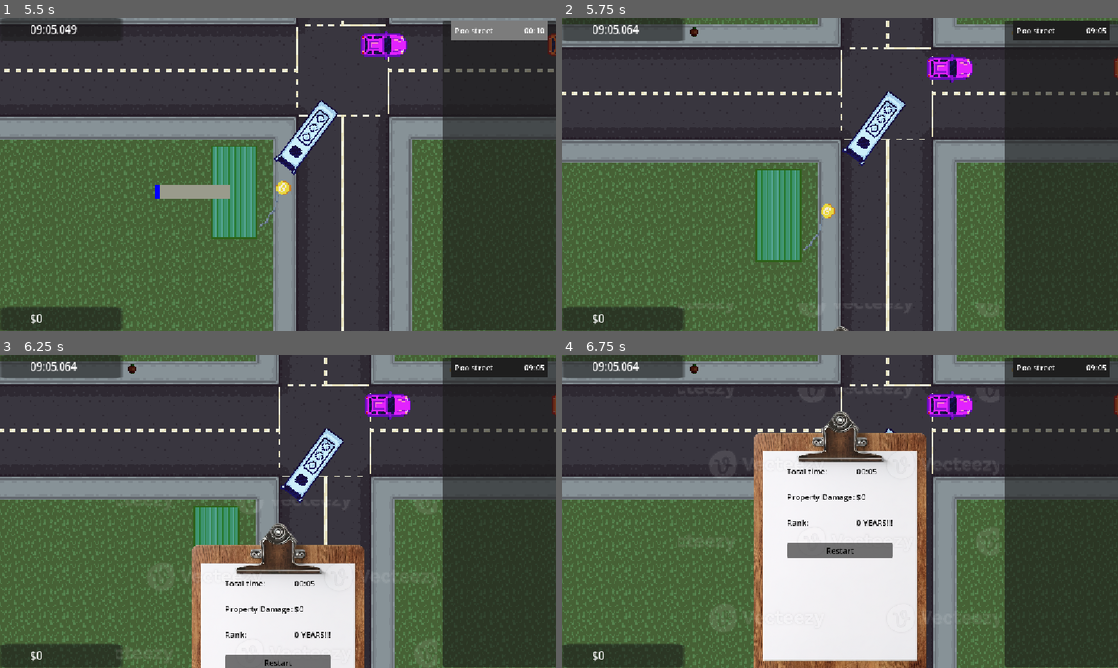
Above: before the commit, frames 1-4 (two rows, left to right).
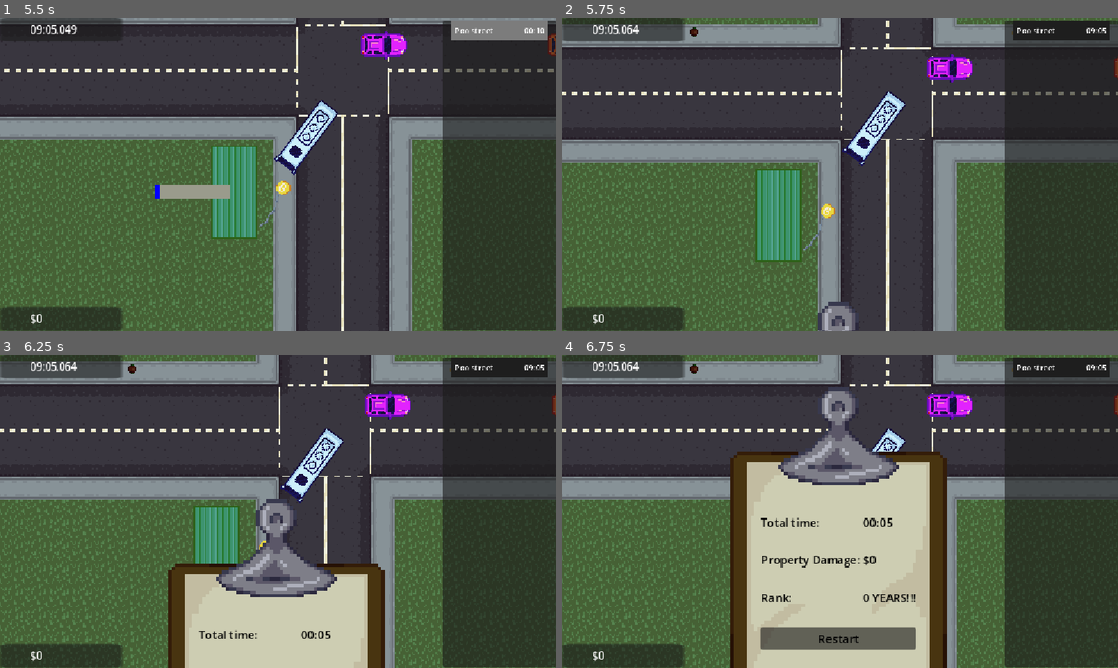
Above: after the commit, the same moments.

Repository: Aerodynamax/games-week-jam
Game: Godot game, scene res://scenes/main.tscn
The game is run twice, just before and just after one commit, with the same random seed, the same clock (stepped at 60 frames per second) and the same inputs.
Inputs (mouse positions are in pixels of both pictures, inside the frame that each line leads up to):
- Up to frame 1 (5.5 s): hold D (right) 0.53-1.28 s; hold S (backward) 1.28-2.03 s; hold D (right) 2.03-2.78 s; hold W (forward) 2.78-3.53 s; hold A (left) 3.53-5.03 s; hold S (backward) from 5.03 s (still down)
- Up to frame 2 (5.75 s): keep holding S (backward)
- Up to frame 3 (6.25 s): release S (backward) at 5.78 s; hold D (right) from 5.78 s (still down)
- Up to frame 4 (6.75 s): release D (right) at 6.5 s; click (840, 592) at 6.5 s, where only the run before the commit has a clickable "Restart"

Frame 1 is identical in both runs. In frame 2, 0.4% of the frame differs, in the area x 46-54%, y 90-100%; in frame 3, 15%; in frame 4, 29%, in the area x 30-70%, y 10-100%.

Commit message:
Clippy B the sequel

Diff:
--- a/scenes/UI/endscreen.tscn
+++ b/scenes/UI/endscreen.tscn
@@ -1,7 +1,7 @@
 [gd_scene format=3 uid="uid://bxcdp6nkn27cq"]
 
 [ext_resource type="Script" uid="uid://p3qc1pqnbhtn" path="res://scripts/bus stop ui/endscreen.gd" id="1_0q5t1"]
-[ext_resource type="Texture2D" uid="uid://c83febpcodwyc" path="res://scenes/Placeholder.webp" id="2_w8nad"]
+[ext_resource type="Texture2D" uid="uid://sifhgvq4uwbj" path="res://assets/sprites/spr_clipboard.png" id="2_0q5t1"]
 
 [node name="Endscreen" type="Control" unique_id=1154768268 groups=["EndScreen"]]
 process_mode = 3
@@ -9,66 +9,84 @@
 anchors_preset = 15
 anchor_right = 1.0
 anchor_bottom = 1.0
+offset_top = 2.0
+offset_bottom = 2.0
 grow_horizontal = 2
 grow_vertical = 2
 script = ExtResource("1_0q5t1")
 
-[node name="Sprite2D" type="Sprite2D" parent="." unique_id=1779654585]
-position = Vector2(573, 981)
-scale = Vector2(0.68, 0.68)
-texture = ExtResource("2_w8nad")
+[node name="Clipboard" type="Control" parent="." unique_id=758746874]
+process_mode = 3
+anchors_preset = 0
+offset_left = 573.0
+offset_top = 981.0
+offset_right = 613.0
+offset_bottom = 1021.0
 
-[node name="CenterContainer" type="CenterContainer" parent="Sprite2D" unique_id=159888194]
-offset_left = -841.17645
-offset_top = -585.29407
-offset_right = 309.50116
-offset_bottom = 59.52527
+[node name="Sprite2D" type="Sprite2D" parent="Clipboard" unique_id=1779654585]
+scale = Vector2(7, 7)
+texture = ExtResource("2_0q5t1")
+
+[node name="CenterContainer" type="CenterContainer" parent="Clipboard" unique_id=159888194]
+layout_mode = 1
+anchors_preset = 15
+anchor_right = 1.0
+anchor_bottom = 1.0
+offset_left = -219.0
+offset_top = -195.99998
+offset_right = 38.756653
+offset_bottom = 121.57991
+grow_horizontal = 2
+grow_vertical = 2
 scale = Vector2(1.471, 1.471)
 
-[node name="VBoxContainer" type="VBoxContainer" parent="Sprite2D/CenterContainer" unique_id=2041061560]
+[node name="VBoxContainer" type="VBoxContainer" parent="Clipboard/CenterContainer" unique_id=2041061560]
 layout_mode = 2
 theme_override_constants/separation = 31
 
-[node name="HBoxContainer" type="HBoxContainer" parent="Sprite2D/CenterContainer/VBoxContainer" unique_id=1750553239]
+[node name="HBoxContainer" type="HBoxContainer" parent="Clipboard/CenterContainer/VBoxContainer" unique_id=1750553239]
 layout_mode = 2
 
-[node name="VBoxContainer" type="VBoxContainer" parent="Sprite2D/CenterContainer/VBoxContainer/HBoxContainer" unique_id=1527071740]
+[node name="VBoxContainer" type="VBoxContainer" parent="Clipboard/CenterContainer/VBoxContainer/HBoxContainer" unique_id=1527071740]
 layout_mode = 2
 theme_override_constants/separation = 30
 
-[node name="Label" type="Label" parent="Sprite2D/CenterContainer/VBoxContainer/HBoxContainer/VBoxContainer" unique_id=378323606]
+[node name="Label" type="Label" parent="Clipboard/CenterContainer/VBoxContainer/HBoxContainer/VBoxContainer" unique_id=378323606]
 layout_mode = 2
 theme_override_colors/font_color = Color(0, 0, 0, 1)
 text = "Total time:"
 
-[node name="Label2" type="Label" parent="Sprite2D/CenterContainer/VBoxContainer/HBoxContainer/VBoxContainer" unique_id=588295664]
+[node name="Label2" type="Label" parent="Clipboard/CenterContainer/VBoxContainer/HBoxContainer/VBoxContainer" unique_id=588295664]
 layout_mode = 2
 theme_override_colors/font_color = Color(0, 0, 0, 1)
 text = "Property Damage:"
 
-[node name="Label3" type="Label" parent="Sprite2D/CenterContainer/VBoxContainer/HBoxContainer/VBoxContainer" unique_id=933824129]
+[node name="Label3" type="Label" parent="Clipboard/CenterContainer/VBoxContainer/HBoxContainer/VBoxContainer" unique_id=933824129]
 layout_mode = 2
 theme_override_colors/font_color = Color(0, 0, 0, 1)
 text = "Rank:"
 
-[node name="VBoxContainer2" type="VBoxContainer" parent="Sprite2D/CenterContainer/VBoxContainer/HBoxContainer" unique_id=1978794259]
+[node name="VBoxContainer2" type="VBoxContainer" parent="Clipboard/CenterContainer/VBoxContainer/HBoxContainer" unique_id=1978794259]
 layout_mode = 2
 theme_override_constants/separation = 30
 
-[node name="Time" type="Label" parent="Sprite2D/CenterContainer/VBoxContainer/HBoxContainer/VBoxContainer2" unique_id=370924440]
+[node name="Time" type="Label" parent="Clipboard/CenterContainer/VBoxContainer/HBoxContainer/VBoxContainer2" unique_id=370924440]
+unique_name_in_owner = true
 layout_mode = 2
 theme_override_colors/font_color = Color(0, 0, 0, 1)
 
-[node name="Score" type="Label" parent="Sprite2D/CenterContainer/VBoxContainer/HBoxContainer/VBoxContainer2" unique_id=272431962]
+[node name="Score" type="Label" parent="Clipboard/CenterContainer/VBoxContainer/HBoxContainer/VBoxContainer2" unique_id=272431962]
+unique_name_in_owner = true
 layout_mode = 2
 theme_override_colors/font_color = Color(0, 0, 0, 1)
 
-[node name="Rank" type="Label" parent="Sprite2D/CenterContainer/VBoxContainer/HBoxContainer/VBoxContainer2" unique_id=146814804]
+[node name="Rank" type="Label" parent="Clipboard/CenterContainer/VBoxContainer/HBoxContainer/VBoxContainer2" unique_id=146814804]
+unique_name_in_owner = true
 layout_mode = 2
 theme_override_colors/font_color = Color(0, 0, 0, 1)
 text = "                            "
 
-[node name="Button" type="Button" parent="Sprite2D/CenterContainer/VBoxContainer" unique_id=886749467]
+[node name="Button" type="Button" parent="Clipboard/CenterContainer/VBoxContainer" unique_id=886749467]
 layout_mode = 2
 theme_override_colors/font_color = Color(0, 0, 0, 1)
 text = "Restart"
@@ -82,4 +100,4 @@
 offset_bottom = 1728.0
 color = Color(0, 0, 0, 1)
 
-[connection signal="pressed" from="Sprite2D/CenterContainer/VBoxContainer/Button" to="." method="_on_button_pressed"]
+[connection signal="pressed" from="Clipboard/CenterContainer/VBoxContainer/Button" to="." method="_on_button_pressed"]
--- a/scripts/bus stop ui/endscreen.gd
+++ b/scripts/bus stop ui/endscreen.gd
@@ -1,11 +1,11 @@
 class_name EndScreen
 extends Control
 
-@onready var timelabel : Label = get_node("Sprite2D/CenterContainer/VBoxContainer/HBoxContainer/VBoxContainer2/Time")
-@onready var scorelabel : Label = get_node("Sprite2D/CenterContainer/VBoxContainer/HBoxContainer/VBoxContainer2/Score")
-@onready var ranklabel : Label = get_node("Sprite2D/CenterContainer/VBoxContainer/HBoxContainer/VBoxContainer2/Rank")
-@onready var sprite : Sprite2D = get_node("Sprite2D")
-@onready var colorrect : ColorRect = get_node("ColorRect")
+@onready var timelabel : Label = %Time
+@onready var scorelabel : Label = %Score
+@onready var ranklabel : Label = %Rank
+@onready var clipboard : Control = $Clipboard
+@onready var colorrect : ColorRect = $ColorRect
 
 func calculate_scores():
 	var time = Global.timetable.get_time() - 540
@@ -25,9 +25,8 @@
 	var tween = create_tween()
 
 
-	tween.tween_property(sprite, "position", Vector2(573.0, 401.0), 1)
+	tween.tween_property(clipboard, "position", Vector2(573.0, 401.0), 1)
 	get_tree().paused = true
-
 
 
 func _on_button_pressed() -> void:
Binary file removed: scenes/Placeholder.webp
Not shown, removed: scenes/Placeholder.webp.import
